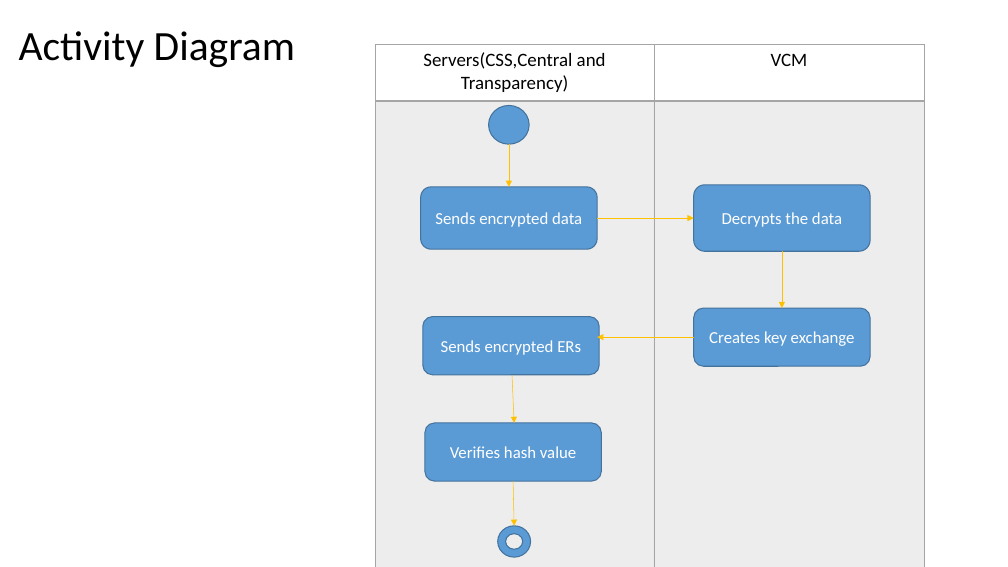
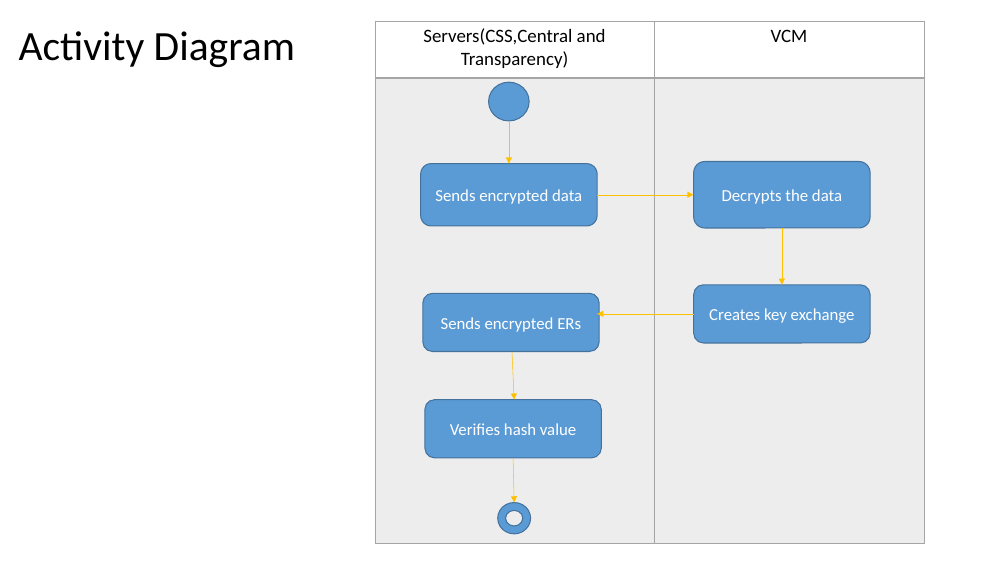
Before and after one commit to seans888/Project---Automate-Election, a slide deck: slide 28 of Documentation/Finals_Sysadd1.pptx (slide 27 before the commit). Drawn at 1008x567 pixels with LibreOffice and Linux fonts; fonts in the diff are those of the drawing. Boxes give left, top, right and bottom in pixels: in the first picture for what was removed or moved away, otherwise in the second. Text is boxed around its words. In the diff, an @@ line names an element or a change of style, - is before the commit and + after.

Commit message:
Changes with the diagrams

```diff
--- a/Documentation/Finals_Sysadd1.pptx
+++ b/Documentation/Finals_Sysadd1.pptx
@@ 6 arrows, 5 rounded rectangles, 1 table, 1 ellipse, 1 donut moved together from (x1=375, y1=45, x2=924, y2=567) to (x1=375, y1=21, x2=924, y2=544) @@
```
Also in this commit, not shown: 1 slide added, 1 other file.
